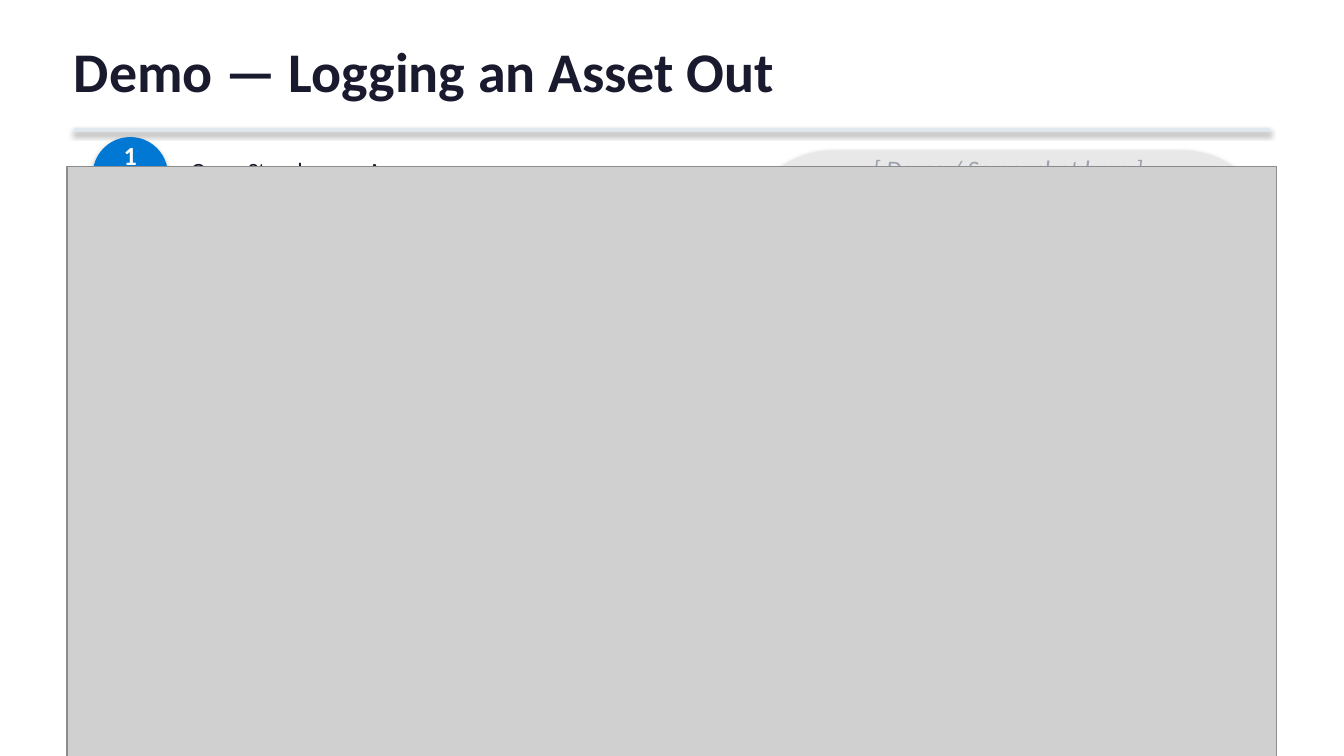
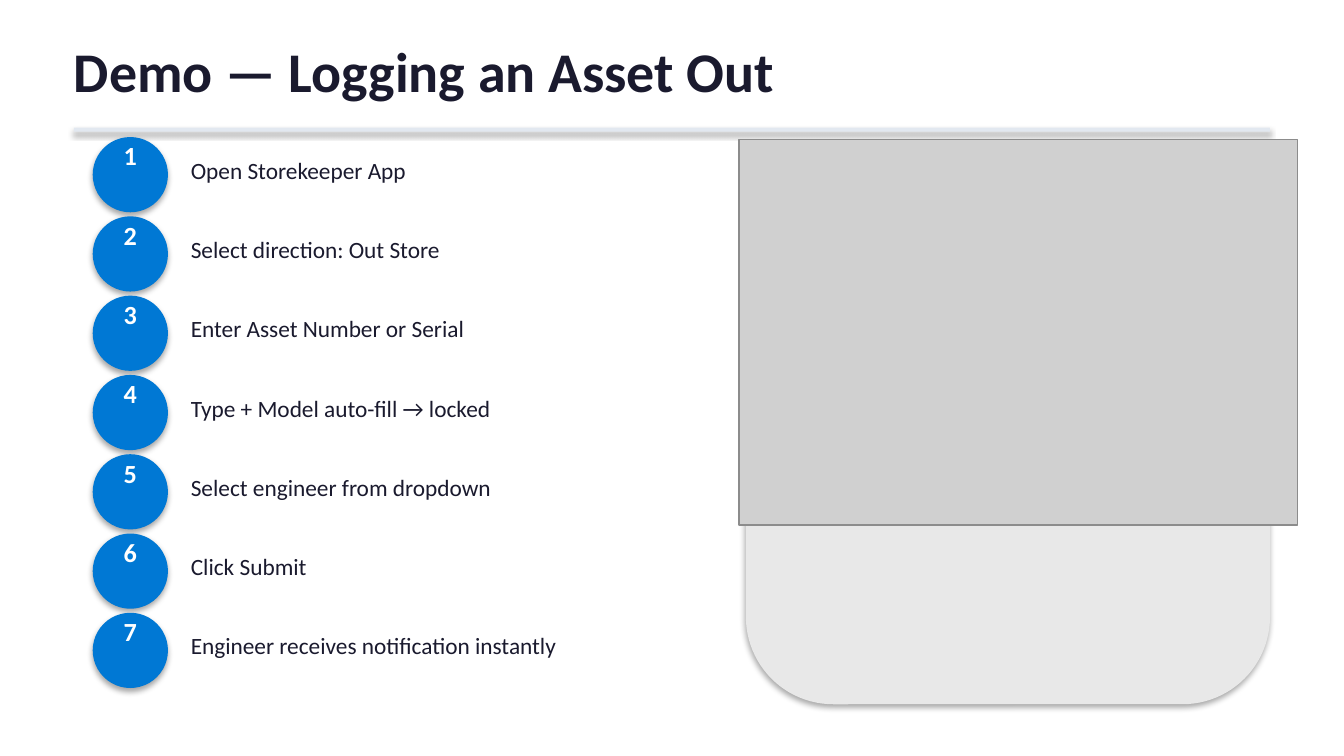
Before and after one commit to HaithamEldesouky/AssetManager, a slide deck: slide 10 of AssetManager_Presentation.pptx. Drawn at 1344x756 pixels with LibreOffice and Linux fonts; fonts in the diff are those of the drawing; grey boxes stand for pictures. Boxes give left, top, right and bottom in pixels: in the first picture for what was removed or moved away, otherwise in the second. Text is boxed around its words. In the diff, an @@ line names an element or a change of style, - is before the commit and + after.

```diff
--- a/AssetManager_Presentation.pptx
+++ b/AssetManager_Presentation.pptx
@@ picture: place and size @@
-picture at bbox=[67, 167, 1277, 756]
+picture at bbox=[739, 140, 1298, 526]
@@ text removed at bbox=[886, 161, 1129, 167] @@
-[ Demo / Screenshot here ]
@@ text added at bbox=[124, 228, 137, 245], 14 pt, text #FFFFFF, bold @@
+2
@@ text added at bbox=[191, 241, 440, 258], 12.5 pt, text #1A1A2E @@
+Select direction: Out Store
@@ text added at bbox=[124, 307, 137, 324], 14 pt, text #FFFFFF, bold @@
+3
@@ text added at bbox=[191, 320, 464, 337], 12.5 pt, text #1A1A2E @@
+Enter Asset Number or Serial
@@ text added at bbox=[124, 386, 137, 403], 14 pt, text #FFFFFF, bold @@
+4
@@ text added at bbox=[191, 400, 490, 421], 12.5 pt, text #1A1A2E @@
+Type + Model auto-fill → locked
@@ text added at bbox=[124, 466, 137, 483], 14 pt, text #FFFFFF, bold @@
+5
@@ text added at bbox=[191, 479, 491, 500], 12.5 pt, text #1A1A2E @@
+Select engineer from dropdown
@@ text added at bbox=[124, 544, 137, 562], 14 pt, text #FFFFFF, bold @@
+6
@@ text added at bbox=[191, 558, 307, 575], 12.5 pt, text #1A1A2E @@
+Click Submit
@@ text added at bbox=[124, 624, 137, 641], 14 pt, text #FFFFFF, bold @@
+7
@@ text added at bbox=[191, 637, 556, 658], 12.5 pt, text #1A1A2E @@
+Engineer receives notification instantly
```
Also in this commit, not shown: 5 other slides changed.
